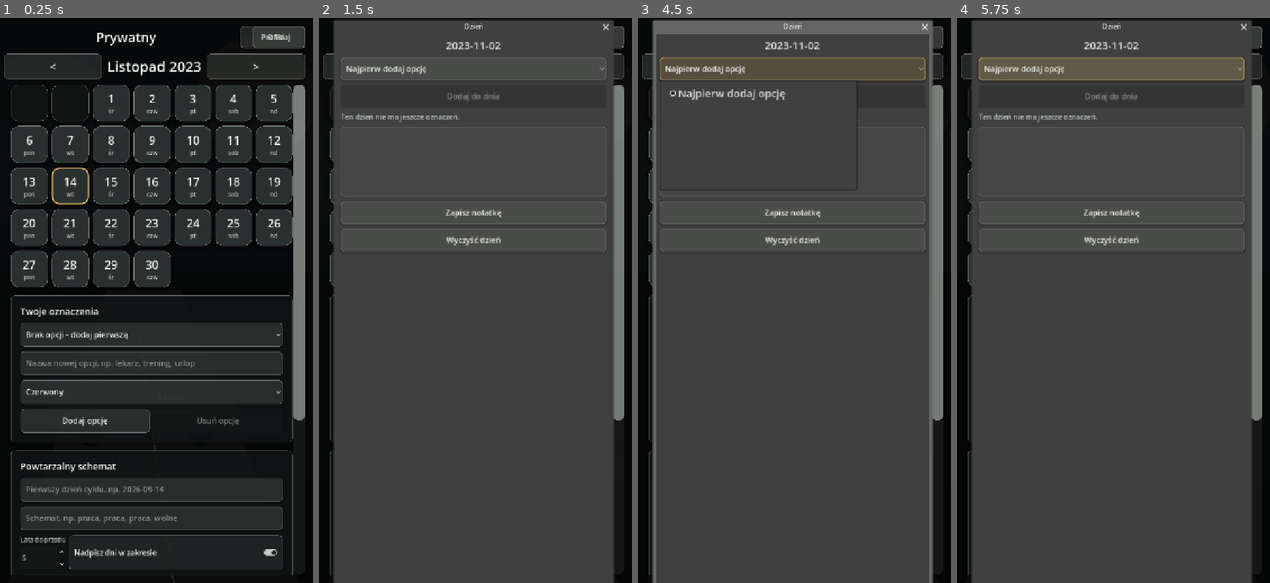
Above: before the commit, frames 1-4 (left to right).
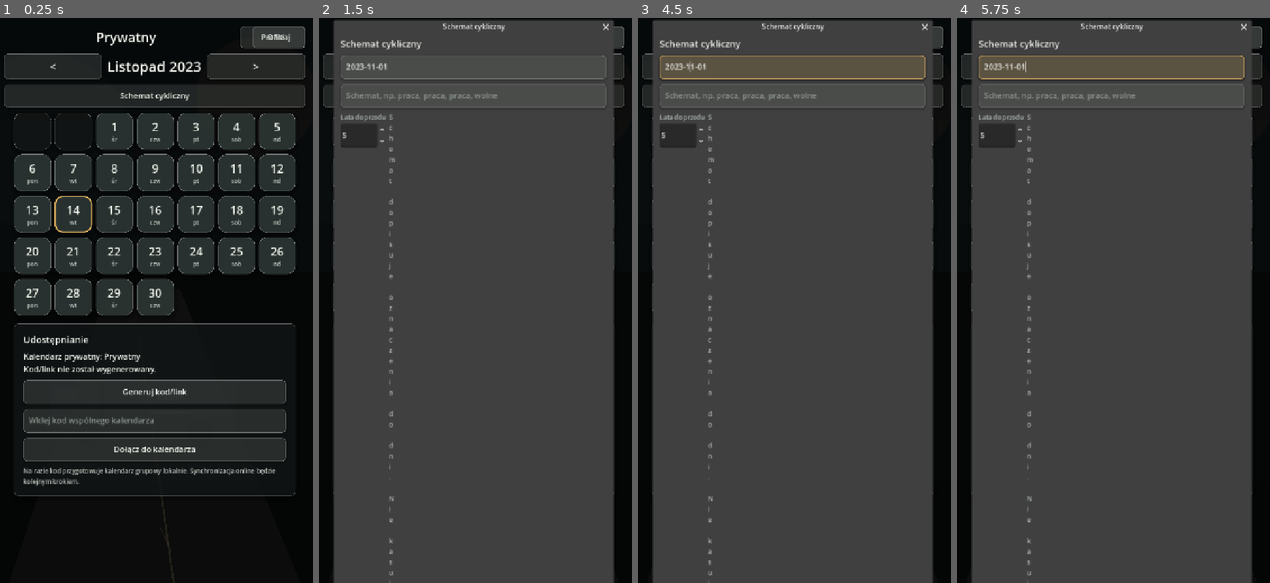
Above: after the commit, the same moments.

Repository: ElKlient/IDOL-Genesis
Game: Godot game, scene res://scenes/main.tscn
Two runs of this game, one before a commit and one after it. Both use one fixed random seed, a clock stepped at 60 frames per second and the inputs below.
Inputs (mouse positions are in pixels of both pictures, inside the frame that each line leads up to):
- Up to frame 1 (0.25 s): no input
- Up to frame 2 (1.5 s): click (472, 97) at 0.5 s, where only the run after the commit has a clickable "Schemat cykliczny"; click (469, 334) at 1.25 s, where only the run before the commit has a clickable "Brak opcji - dodaj pierwszą"
- Up to frame 3 (4.5 s): click (722, 419) at 2 s, where only the run before the commit has a clickable "Dodaj opcję"; click (813, 554) at 2.75 s, where only the run before the commit has a clickable "Nadpisz dni w zakresie"; click "Dzisiaj" at 3.5 s; click "<" at 4.25 s
- Up to frame 4 (5.75 s): click ">" at 5 s

The runs differ from the first frame. In frame 1, 38% of the frame differs, in the area x 1-98%, y 11-99%; in frame 2, 5.7%; in frame 3, 9.4%; in frame 4, 6.1%.

Commit message:
Move calendar options into dialogs

Diff:
--- a/apps/wspolny-kalendarz/scripts/main.gd
+++ b/apps/wspolny-kalendarz/scripts/main.gd
@@ -67,23 +67,26 @@
 var profile_panel: PanelContainer
 var calendar_option: OptionButton
 var calendar_status_label: Label
-var category_option: OptionButton
-var category_name_input: LineEdit
-var category_color_option: OptionButton
-var category_delete_button: Button
 var share_code_label: Label
 var join_code_input: LineEdit
 var share_status_label: Label
+var pattern_button: Button
+var pattern_dialog: AcceptDialog
 var pattern_start_input: LineEdit
 var pattern_sequence_input: LineEdit
 var pattern_years_spin: SpinBox
-var pattern_overwrite_toggle: CheckButton
 var pattern_status_label: Label
 
 var day_dialog: AcceptDialog
 var day_dialog_title: Label
 var day_category_option: OptionButton
+var day_category_ids: Array[String] = []
 var day_add_marker_button: Button
+var day_new_category_button: Button
+var day_category_create_box: VBoxContainer
+var day_category_name_input: LineEdit
+var day_category_color_option: OptionButton
+var day_create_category_button: Button
 var day_event_list_label: Label
 var day_note_edit: TextEdit
 var day_save_note_button: Button
@@ -176,6 +179,12 @@
 	_connect_tap(next_button, Callable(self, "_next_month"))
 	nav.add_child(next_button)
 
+	pattern_button = Button.new()
+	pattern_button.text = "Schemat cykliczny"
+	_prepare_control(pattern_button, 18, 52)
+	_connect_tap(pattern_button, Callable(self, "_open_pattern_dialog"))
+	screen_root.add_child(pattern_button)
+
 	main_scroll = ScrollContainer.new()
 	main_scroll.horizontal_scroll_mode = ScrollContainer.SCROLL_MODE_DISABLED
 	main_scroll.vertical_scroll_mode = ScrollContainer.SCROLL_MODE_AUTO
@@ -203,11 +212,10 @@
 	months_box.size_flags_horizontal = Control.SIZE_EXPAND_FILL
 	calendar_root.add_child(months_box)
 
-	content_root.add_child(_build_categories_panel())
-	content_root.add_child(_build_pattern_panel())
 	content_root.add_child(_build_sharing_panel())
 	_style_main_scrollbar()
 	_build_day_dialog()
+	_build_pattern_dialog()
 	_sync_content_width()
 
 
@@ -283,51 +291,17 @@
 	return panel
 
 
-func _build_categories_panel() -> PanelContainer:
-	var panel := _panel()
-	var box := _panel_box(panel)
-	box.add_child(_make_section_label("Twoje oznaczenia"))
-
-	category_option = OptionButton.new()
-	_prepare_control(category_option, 18, 54)
-	_prepare_large_dropdown(category_option)
-	box.add_child(category_option)
-
-	category_name_input = LineEdit.new()
-	category_name_input.placeholder_text = "Nazwa nowej opcji, np. lekarz, trening, urlop"
-	_prepare_control(category_name_input, 18, 54)
-	box.add_child(category_name_input)
-
-	category_color_option = OptionButton.new()
-	for color_name in CATEGORY_COLOR_NAMES:
-		category_color_option.add_item(color_name)
-	category_color_option.select(0)
-	_prepare_control(category_color_option, 18, 54)
-	box.add_child(category_color_option)
-
-	var buttons := HBoxContainer.new()
-	buttons.add_theme_constant_override("separation", 8)
-	box.add_child(buttons)
-
-	var add_button := Button.new()
-	add_button.text = "Dodaj opcję"
-	_prepare_control(add_button, 18, 54)
-	_connect_tap(add_button, Callable(self, "_add_category"))
-	buttons.add_child(add_button)
-
-	category_delete_button = Button.new()
-	category_delete_button.text = "Usuń opcję"
-	_prepare_control(category_delete_button, 18, 54)
-	_connect_tap(category_delete_button, Callable(self, "_delete_category"))
-	buttons.add_child(category_delete_button)
-
-	return panel
-
-
-func _build_pattern_panel() -> PanelContainer:
-	var panel := _panel()
-	var box := _panel_box(panel)
-	box.add_child(_make_section_label("Powtarzalny schemat"))
+func _build_pattern_dialog() -> void:
+	pattern_dialog = AcceptDialog.new()
+	pattern_dialog.title = "Schemat cykliczny"
+	pattern_dialog.min_size = Vector2i(620, 500)
+	add_child(pattern_dialog)
+
+	var box := VBoxContainer.new()
+	box.add_theme_constant_override("separation", 11)
+	pattern_dialog.add_child(box)
+
+	box.add_child(_make_section_label("Schemat cykliczny"))
 
 	pattern_start_input = LineEdit.new()
 	pattern_start_input.placeholder_text = "Pierwszy dzień cyklu, np. 2026-09-14"
@@ -349,11 +323,9 @@
 	pattern_years_spin.allow_greater = false
 	options_grid.add_child(_field_stack("Lata do przodu", pattern_years_spin))
 
-	pattern_overwrite_toggle = CheckButton.new()
-	pattern_overwrite_toggle.text = "Nadpisz dni w zakresie"
-	pattern_overwrite_toggle.button_pressed = true
-	_prepare_control(pattern_overwrite_toggle, 17, 54)
-	options_grid.add_child(pattern_overwrite_toggle)
+	var info := _make_label("Schemat dopisuje oznaczenia do dni. Nie kasuje wpisanych wydarzeń ani notatek.", 14, COLOR_TEXT_MUTED)
+	info.autowrap_mode = TextServer.AUTOWRAP_WORD_SMART
+	options_grid.add_child(info)
 
 	var apply_button := Button.new()
 	apply_button.text = "Zastosuj schemat"
@@ -365,8 +337,6 @@
 	pattern_status_label.autowrap_mode = TextServer.AUTOWRAP_WORD_SMART
 	box.add_child(pattern_status_label)
 
-	return panel
-
 
 func _build_sharing_panel() -> PanelContainer:
 	var panel := _panel()
@@ -404,7 +374,7 @@
 func _build_day_dialog() -> void:
 	day_dialog = AcceptDialog.new()
 	day_dialog.title = "Dzień"
-	day_dialog.min_size = Vector2i(620, 680)
+	day_dialog.min_size = Vector2i(620, 760)
 	add_child(day_dialog)
 
 	var box := VBoxContainer.new()
@@ -415,10 +385,42 @@
 	day_dialog_title.horizontal_alignment = HORIZONTAL_ALIGNMENT_CENTER
 	box.add_child(day_dialog_title)
 
+	var category_row := HBoxContainer.new()
+	category_row.add_theme_constant_override("separation", 8)
+	box.add_child(category_row)
+
 	day_category_option = OptionButton.new()
 	_prepare_control(day_category_option, 18, 52)
 	_prepare_large_dropdown(day_category_option)
-	box.add_child(day_category_option)
+	category_row.add_child(day_category_option)
+
+	day_new_category_button = Button.new()
+	day_new_category_button.text = "+"
+	day_new_category_button.tooltip_text = "Dodaj nowe oznaczenie"
+	_prepare_control(day_new_category_button, 24, 52)
+	day_new_category_button.custom_minimum_size.x = 58
+	day_new_category_button.size_flags_horizontal = Control.SIZE_SHRINK_END
+	_connect_tap(day_new_category_button, Callable(self, "_toggle_day_category_creator"))
+	category_row.add_child(day_new_category_button)
+
+	day_category_create_box = VBoxContainer.new()
+	day_category_create_box.visible = false
+	day_category_create_box.add_theme_constant_override("separation", 8)
+	box.add_child(day_category_create_box)
+
+	day_category_name_input = LineEdit.new()
+	day_category_name_input.placeholder_text = "Nowe oznaczenie, np. dzień wolny"
+	_prepare_control(day_category_name_input, 18, 52)
+	day_category_create_box.add_child(day_category_name_input)
+
+	day_category_color_option = _make_category_color_option()
+	day_category_create_box.add_child(day_category_color_option)
+
+	day_create_category_button = Button.new()
+	day_create_category_button.text = "Zapisz opcję i dodaj do dnia"
+	_prepare_control(day_create_category_button, 18, 52)
+	_connect_tap(day_create_category_button, Callable(self, "_add_category_from_day_dialog"))
+	day_category_create_box.add_child(day_create_category_button)
 
 	day_add_marker_button = Button.new()
 	day_add_marker_button.text = "Dodaj do dnia"
@@ -581,7 +583,7 @@
 	selected_day_number = day
 	selected_day_key = _date_key(year, month, day)
 	_refresh_day_dialog()
-	day_dialog.popup_centered(Vector2i(620, 680))
+	day_dialog.popup_centered(Vector2i(620, 760))
 
 
 func _refresh_day_dialog() -> void:
@@ -594,19 +596,30 @@
 	_refresh_day_event_list()
 
 
-func _refresh_day_category_option() -> void:
+func _refresh_day_category_option(selected_id: String = "") -> void:
 	if day_category_option == null:
 		return
 
 	day_category_option.clear()
+	day_category_ids.clear()
 	var categories := _categories()
-	for category in categories:
+	var selected_index := 0
+	for item in categories:
+		if not (item is Dictionary):
+			continue
+		var category: Dictionary = item as Dictionary
+		var category_id := String(category.get("id", ""))
+		if category_id == "":
+			continue
+		if selected_id != "" and category_id == selected_id:
+			selected_index = day_category_ids.size()
+		day_category_ids.append(category_id)
 		day_category_option.add_item(String(category.get("name", "")))
-	if categories.is_empty():
+	if day_category_ids.is_empty():
 		day_category_option.add_item("Najpierw dodaj opcję")
 		day_add_marker_button.disabled = true
 	else:
-		day_category_option.select(0)
+		day_category_option.select(clampi(selected_index, 0, day_category_ids.size() - 1))
 		day_add_marker_button.disabled = false
 
 
@@ -624,23 +637,11 @@
 
 
 func _add_marker_to_selected_day() -> void:
-	var categories := _categories()
-	if categories.is_empty() or selected_day_key == "":
-		return
-
-	var index := clampi(day_category_option.selected, 0, categories.size() - 1)
-	var category: Dictionary = categories[index] as Dictionary
-	var category_id := String(category.get("id", ""))
-	if category_id == "":
-		return
-
-	var events := _events()
-	var event_ids: Array = []
-	if events.has(selected_day_key) and events[selected_day_key] is Array:
-		event_ids = events[selected_day_key]
-	if not event_ids.has(category_id):
-		event_ids.append(category_id)
-	events[selected_day_key] = event_ids
+	if day_category_ids.is_empty() or selected_day_key == "":
+		return
+
+	var index := clampi(day_category_option.selected, 0, day_category_ids.size() - 1)
+	_add_category_id_to_day(selected_day_key, day_category_ids[index])
 	_save_settings_to_disk()
 	_rebuild_calendar()
 	_refresh_day_event_list()
@@ -672,38 +673,46 @@
 	_refresh_day_event_list()
 
 
-func _add_category() -> void:
-	var name := category_name_input.text.strip_edges()
+func _toggle_day_category_creator() -> void:
+	if day_category_create_box == null:
+		return
+	day_category_create_box.visible = not day_category_create_box.visible
+
+
+func _add_category_from_day_dialog() -> void:
+	if day_category_name_input == null:
+		return
+
+	var name := day_category_name_input.text.strip_edges()
 	if name == "":
 		return
 
-	var categories := _categories()
-	categories.append({
-		"id": _new_id("cat"),
-		"name": name,
-		"color": clampi(category_color_option.selected, 0, CATEGORY_COLOR_VALUES.size() - 1),
-	})
-	category_name_input.text = ""
+	var color_index := clampi(day_category_color_option.selected, 0, CATEGORY_COLOR_VALUES.size() - 1)
+	var category_id := _category_id_for_name_with_color(name, color_index)
+	day_category_name_input.text = ""
+	day_category_create_box.visible = false
+	_add_category_id_to_day(selected_day_key, category_id)
 	_save_settings_to_disk()
-	_refresh_category_ui()
 	_rebuild_calendar()
-
-
-func _delete_category() -> void:
-	var categories := _categories()
-	if categories.is_empty():
-		return
-
-	var index := clampi(category_option.selected, 0, categories.size() - 1)
-	var category: Dictionary = categories[index] as Dictionary
-	var category_id := String(category.get("id", ""))
-	categories.remove_at(index)
-	_remove_category_from_events(category_id)
-	_save_settings_to_disk()
-	_refresh_category_ui()
-	_rebuild_calendar()
-	if day_dialog != null and day_dialog.visible:
-		_refresh_day_dialog()
+	_refresh_day_category_option(category_id)
+	_refresh_day_event_list()
+
+
+func _add_category_id_to_day(day_key: String, category_id: String) -> bool:
+	if day_key == "" or category_id == "":
+		return false
+
+	var events := _events()
+	var event_ids: Array = []
+	if events.has(day_key) and events[day_key] is Array:
+		var existing_ids: Array = events[day_key]
+		event_ids = existing_ids.duplicate()
+	if not event_ids.has(category_id):
+		event_ids.append(category_id)
+		events[day_key] = event_ids
+		return true
+	events[day_key] = event_ids
+	return false
 
 
 func _remove_category_from_events(category_id: String) -> void:
@@ -725,21 +734,7 @@
 
 
 func _refresh_category_ui() -> void:
-	if category_option == null:
-		return
-
-	category_option.clear()
-	var categories := _categories()
-	for category in categories:
-		category_option.add_item(String(category.get("name", "")))
-	if categories.is_empty():
-		category_option.add_item("Brak opcji - dodaj pierwszą")
-		category_delete_button.disabled = true
-	else:
-		category_option.select(0)
-		category_delete_button.disabled = false
-
-	if day_dialog != null and day_dialog.visible:
+	if day_category_option != null:
 		_refresh_day_category_option()
 
 
@@ -751,10 +746,22 @@
 	pattern_start_input.text = String(pattern.get("start_date", ""))
 	pattern_sequence_input.text = String(pattern.get("sequence", ""))
 	pattern_years_spin.set_value_no_signal(float(pattern.get("years", 5)))
-	pattern_overwrite_toggle.set_pressed_no_signal(bool(pattern.get("overwrite", true)))
 
 	if pattern_status_label != null:
 		pattern_status_label.text = "Wpisz cykl po przecinku. Dni zapiszą się jak zwykłe oznaczenia do udostępniania."
+
+
+func _open_pattern_dialog() -> void:
+	if pattern_dialog == null:
+		return
+
+	_refresh_pattern_ui()
+	if pattern_start_input.text.strip_edges() == "":
+		if selected_day_key != "":
+			pattern_start_input.text = selected_day_key
+		else:
+			pattern_start_input.text = _date_key(current_year, current_month, 1)
+	pattern_dialog.popup_centered(Vector2i(620, 500))
 
 
 func _apply_pattern_from_ui() -> void:
@@ -777,7 +784,6 @@
 	pattern["start_date"] = start_text
 	pattern["sequence"] = pattern_sequence_input.text.strip_edges()
 	pattern["years"] = years
-	pattern["overwrite"] = pattern_overwrite_toggle.button_pressed
 
 	var category_ids: Array[String] = []
 	for index in range(steps.size()):
@@ -794,17 +800,12 @@
 		pattern_status_label.text = "Zakres dat jest pusty."
 		return
 
-	var events := _events()
 	var changed_days := 0
 	for offset in range(total_days):
 		var date := Time.get_datetime_dict_from_unix_time(start_unix + offset * 86400)
 		var key := _date_key(int(date["year"]), int(date["month"]), int(date["day"]))
-		if not pattern_overwrite_toggle.button_pressed and events.has(key) and events[key] is Array:
-			var existing_ids: Array = events[key]
-			if not existing_ids.is_empty():
-				continue
-		events[key] = [category_ids[offset % category_ids.size()]]
-		changed_days += 1
+		if _add_category_id_to_day(key, category_ids[offset % category_ids.size()]):
+			changed_days += 1
 
 	_save_settings_to_disk()
 	_refresh_category_ui()
@@ -823,6 +824,10 @@
 
 
 func _category_id_for_name(name: String, color_offset: int) -> String:
+	return _category_id_for_name_with_color(name, _category_color_index_for_name(name, color_offset))
+
+
+func _category_id_for_name_with_color(name: String, color_index: int) -> String:
 	var categories := _categories()
 	var wanted := _category_name_key(name)
 	for item in categories:
@@ -837,7 +842,7 @@
 	var category: Dictionary = {
 		"id": _new_id("cat"),
 		"name": name,
-		"color": _category_color_index_for_name(name, color_offset),
+		"color": clampi(color_index, 0, CATEGORY_COLOR_VALUES.size() - 1),
 	}
 	categories.append(category)
 	return String(category["id"])
@@ -1075,7 +1080,6 @@
 		"start_date": "",
 		"sequence": "",
 		"years": 5,
-		"overwrite": true,
 	}
 
 
@@ -1087,7 +1091,10 @@
 
 
 func _category_by_id(category_id: String) -> Dictionary:
-	for category in _categories():
+	for item in _categories():
+		if not (item is Dictionary):
+			continue
+		var category: Dictionary = item as Dictionary
 		if String(category.get("id", "")) == category_id:
 			return category
 	return {}
@@ -1294,6 +1301,16 @@
 		control.add_theme_color_override("font_placeholder_color", COLOR_TEXT_DIM)
 
 
+func _make_category_color_option() -> OptionButton:
+	var option := OptionButton.new()
+	for color_name in CATEGORY_COLOR_NAMES:
+		option.add_item(color_name)
+	option.select(0)
+	_prepare_control(option, 18, 52)
+	_prepare_large_dropdown(option)
+	return option
+
+
 func _prepare_large_dropdown(option: OptionButton) -> void:
 	var popup := option.get_popup()
 	popup.min_size = Vector2i(300, 250)
Not shown, changed: apps/wspolny-kalendarz/README.md
